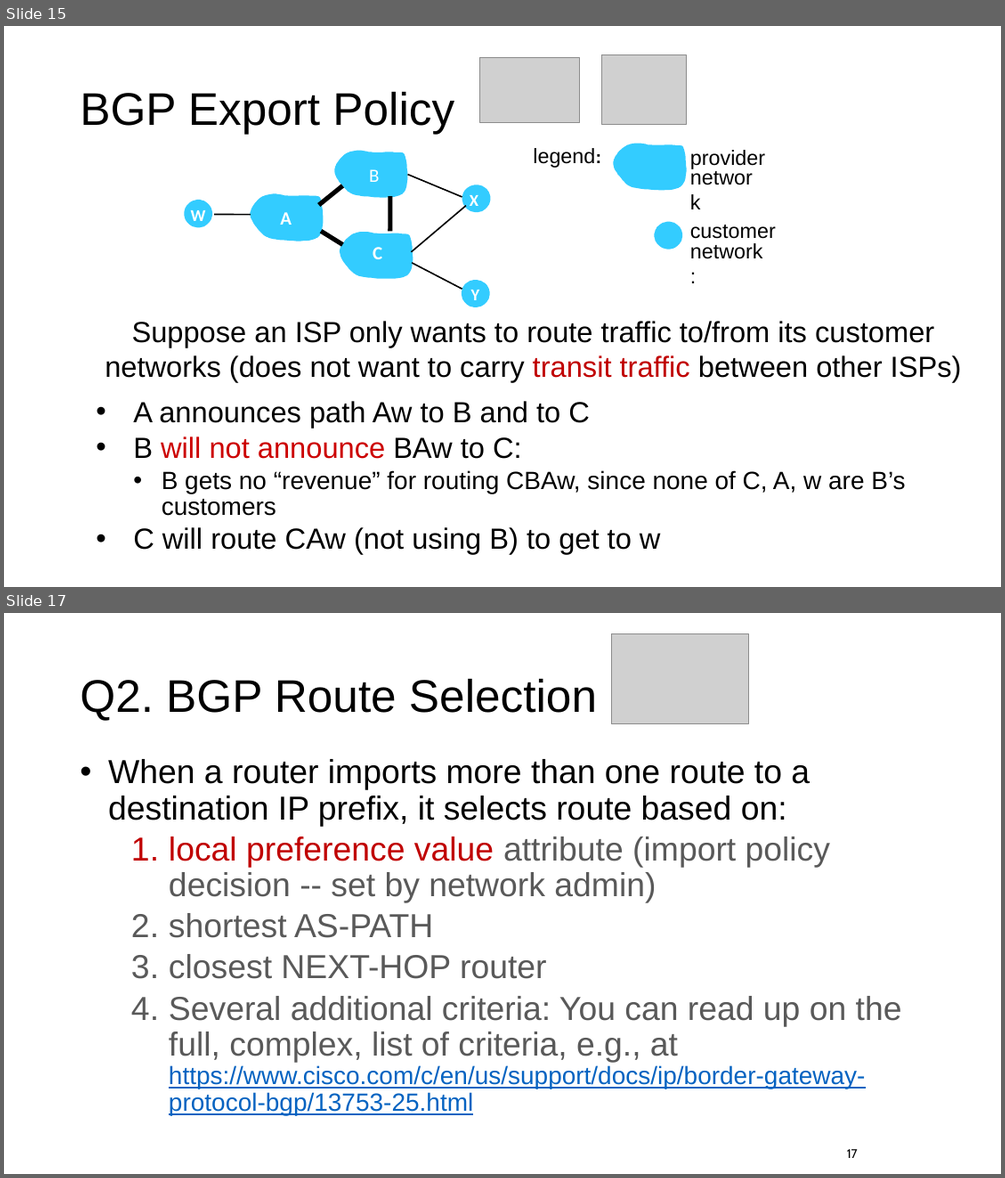
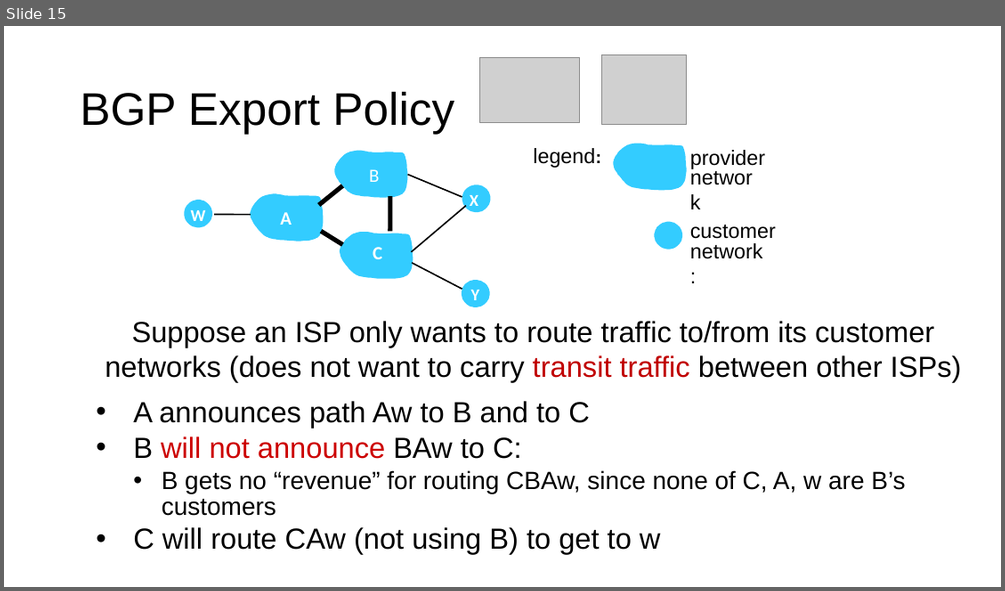
Before and after one commit to ngsrinivas/coursegen, a slide deck: ex/352-F24/staging/352-F24/lectures/25-net-routing-3.pptx. Shown one above the other, each under a label of ours: slides 15 and 17 before the commit, slide 15 after it; the slides between them are not shown. The pictures are 1005x1178 and 1005x591 pixels, drawn with LibreOffice and Linux fonts; fonts in the diff are those of the drawing; grey boxes stand for pictures. Boxes give left, top, right and bottom in pixels: in the first picture for what was removed or moved away, otherwise in the second. Text is boxed around its words. In the diff, an @@ line names an element or a change of style, - is before the commit and + after.

```diff
--- a/ex/352-F24/staging/352-F24/lectures/25-net-routing-3.pptx
+++ b/ex/352-F24/staging/352-F24/lectures/25-net-routing-3.pptx
@@ slide 17 removed at box(4, 613, 1001, 1174), background #FFFFFF @@
@@ picture removed at box(611, 634, 749, 724) @@
@@ title removed at box(80, 678, 597, 721) @@
-Q2. BGP Route Selection
@@ text removed at box(108, 759, 902, 1116) @@
-• When a router imports more than one route to a destination IP prefix, it selects route based on:
-  1. local preference value attribute (import policy decision -- set by network admin)
-  2. shortest AS-PATH
-  3. closest NEXT-HOP router
-  4. Several additional criteria: You can read up on the full, complex, list of criteria, e.g., at https://www.cisco.com/c/en/us/support/docs/ip/border-gateway-protocol-bgp/13753-25.html
@@ page number removed at box(847, 1149, 858, 1158) @@
-17
```
Also in this commit, not shown: 22 other slides removed, 4 other files.
